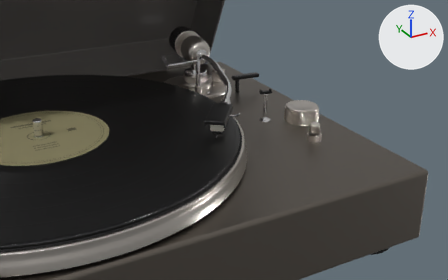
The glTF model assets/scenes/party/party.glb: old version first, new version second.
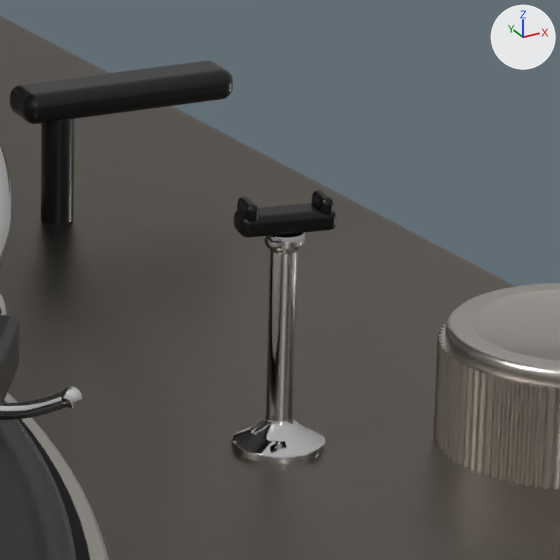
Each version is shown from a camera (50 mm lens) standing at (-0.608, -2.243, 1.362) and looking at (0.596, -0.054, 0.268), then close up on the part from 51% to 67% of the width and 23% to 48% of the height. Every picture has the same lights, and +X, +Y and +Z are marked at upper right. The last two pictures show the newer version. Where no turn or scale is listed for an object, it has been applied to the vertices.

Objects in the first close-up: 'arm_tt_black_anodised_1', 'arm_tt_chrome', 'arm_tube_mesh', 'body_tt_aluminium', 'body_tt_black_anodised', 'body_tt_brushed_steel', 'cue_lever_mesh', 'platter_mesh', 'record_vinyl_mesh', 'rest_cradle', 'rest_post', 'rubber_mat_mesh' and 1 more.
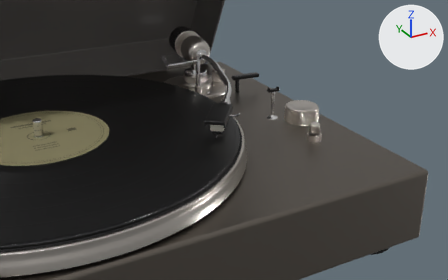
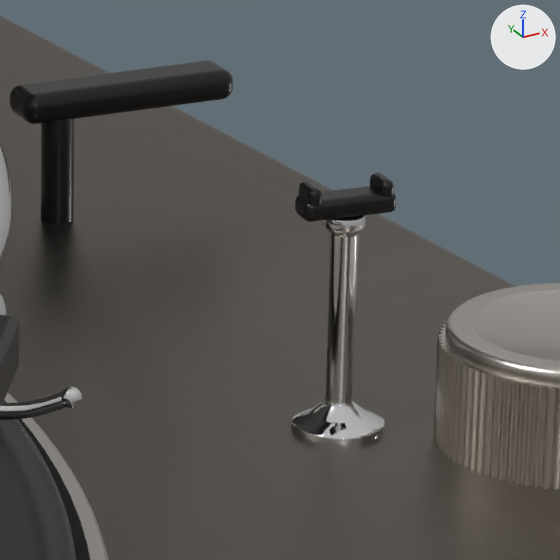
ob_tonearm_rest is not drawn itself; it is the parent of ob_rest_post, ob_rest_cradle.

Changed parts and their boxes [x1, y1, x2, y2] in the close-ups (560 x 560 px):
```json
{"object": "rest_post", "change": "moved, turned", "before": [231, 232, 326, 464], "after": [291, 215, 385, 445]}
{"object": "rest_cradle", "change": "moved, turned", "before": [233, 190, 337, 238], "after": [295, 173, 396, 222]}
```

Edits to the scene script, one JSON object a line:
```json
{"op": "set", "path": "ob_tonearm_rest.location", "old": "(0.778, -0.0971, 0.341)", "new": "(0.821, -0.09, 0.341)"}
{"op": "set", "path": "ob_tonearm_rest.rotation_euler", "old": "(0.0, 0.0, -0.24)", "new": "(0.0, 0.0, -0.16)", "note": "degrees (0, 0, -14) -> degrees (0, 0, -9.2)"}
```
